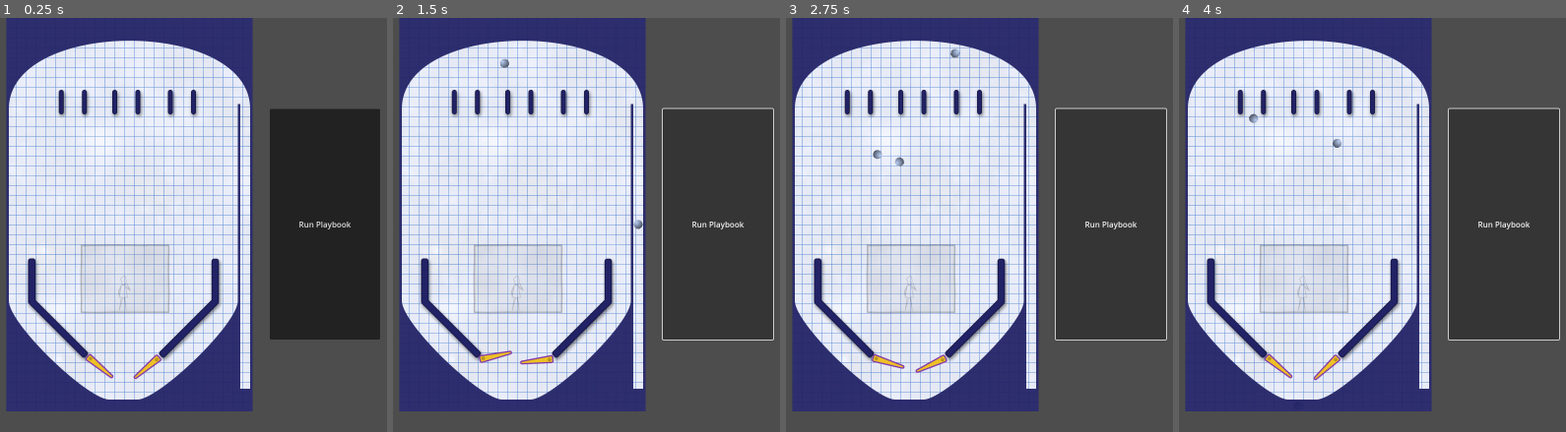
Above: before the commit, frames 1-4 (left to right).
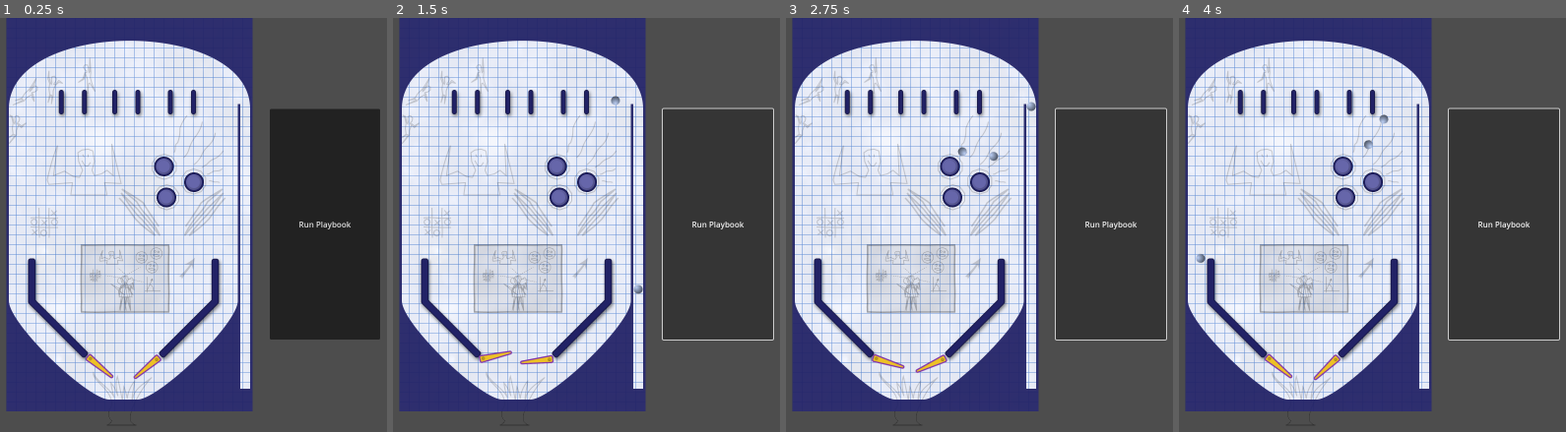
Above: after the commit, the same moments.

Repository: pincrediball/prototype-007
Game: Godot game, scene res://tutorial_machine.tscn
The game is run twice, just before and just after one commit, with the same random seed, the same clock (stepped at 60 frames per second) and the same inputs.
Inputs:
- Up to frame 1 (0.25 s): no input
- Up to frame 2 (1.5 s): click "Run Playbook" at 0.5 s; click "Run Playbook" at 1.25 s
- Up to frame 3 (2.75 s): click "Run Playbook" at 2 s
- Up to frame 4 (4 s): no input

The runs differ from the first frame. In frame 1, 2.5% of the frame differs, in the area x 2-59%, y 9-99%; in frame 2, 2.6%; in frame 3, 2.7%, in the area x 2-65%, y 7-99%; in frame 4, 2.7%.

Commit message:
Add circular bumpers

Diff:
--- /dev/null
+++ b/src/Ball.gd
@@ -0,0 +1,5 @@
+extends RigidBody2D
+
+func _on_body_exited(body):
+	if body.has_method(&"on_ball_exit"):
+		body.on_ball_exit(self)
--- a/src/Ball.tscn
+++ b/src/Ball.tscn
@@ -1,5 +1,6 @@
-[gd_scene load_steps=4 format=3 uid="uid://dubwxn8j3r2e5"]
+[gd_scene load_steps=5 format=3 uid="uid://dubwxn8j3r2e5"]
 
+[ext_resource type="Script" path="res://Ball.gd" id="1_8832k"]
 [ext_resource type="Texture2D" uid="uid://cnplw5vmbr6hg" path="res://resources/ball.png" id="1_o5sn6"]
 
 [sub_resource type="PhysicsMaterial" id="PhysicsMaterial_sun1x"]
@@ -8,14 +9,18 @@
 [sub_resource type="CircleShape2D" id="CircleShape2D_6wb2y"]
 radius = 9.0
 
-[node name="Body" type="RigidBody2D"]
+[node name="Body" type="RigidBody2D" groups=["isBall"]]
+z_index = 50
 physics_material_override = SubResource("PhysicsMaterial_sun1x")
 continuous_cd = 1
 max_contacts_reported = 100
 contact_monitor = true
+script = ExtResource("1_8832k")
 
 [node name="Sprite" type="Sprite2D" parent="."]
 texture = ExtResource("1_o5sn6")
 
 [node name="CollisionShape2D" type="CollisionShape2D" parent="."]
 shape = SubResource("CircleShape2D_6wb2y")
+
+[connection signal="body_exited" from="." to="." method="_on_body_exited"]
--- /dev/null
+++ b/src/BumperCircular.gd
@@ -0,0 +1,6 @@
+extends StaticBody2D
+
+func on_ball_exit(ball: RigidBody2D):
+	var direction = (ball.position - self.position).normalized()
+	var impulse = direction * 1000
+	ball.apply_impulse(impulse)
--- /dev/null
+++ b/src/BumperCircular.tscn
@@ -0,0 +1,22 @@
+[gd_scene load_steps=5 format=3 uid="uid://cgke5qt1db315"]
+
+[ext_resource type="Texture2D" uid="uid://c5u28dsjj2xv4" path="res://resources/BumperCircular.png" id="1_40k1g"]
+[ext_resource type="Script" path="res://BumperCircular.gd" id="1_f7f6p"]
+
+[sub_resource type="PhysicsMaterial" id="PhysicsMaterial_2538a"]
+bounce = 1.0
+
+[sub_resource type="CircleShape2D" id="CircleShape2D_2j0kx"]
+radius = 18.0
+
+[node name="BumperCircular" type="StaticBody2D" groups=["isBumperCircular"]]
+physics_material_override = SubResource("PhysicsMaterial_2538a")
+script = ExtResource("1_f7f6p")
+
+[node name="Sprite2D" type="Sprite2D" parent="."]
+texture = ExtResource("1_40k1g")
+
+[node name="CollisionShape2D" type="CollisionShape2D" parent="."]
+shape = SubResource("CircleShape2D_2j0kx")
+
+[node name="Area2D" type="Area2D" parent="CollisionShape2D"]
--- a/src/tutorial_machine.gd
+++ b/src/tutorial_machine.gd
@@ -1,7 +1,6 @@
 extends Node2D
 
 var ballScene = preload("res://Ball.tscn")
-var ball: Node
 
 const ballStartX = 1022
 const ballStartY = 735
@@ -11,8 +10,8 @@
 	get_tree().create_timer(0.35).timeout.connect(startFlipperRight)
 	var ball: RigidBody2D = ballScene.instantiate()
 	ball.position = Vector2(ballStartX, ballStartY)
-	ball.linear_velocity = Vector2(0, -2000)
-	$BallsGroup.add_child(ball)
+	ball.linear_velocity = Vector2(0, -1200)
+	add_child(ball)
 
 func startFlipperLeft():
 	$FlipperLeft.isRunning = true
@@ -21,8 +20,6 @@
 	$FlipperRight.isRunning = true
 
 func _on_drainage_body_entered(body):
-	if body == ball:
-		pass
-		# Cannot move a RigidBody2D like this, needs some more work
-	#	ball.position = Vector2(ballStartX, ballStartY)
-	#	ball.linear_velocity = Vector2.ZERO
+	if body.is_in_group("isBall"):
+		var ball = body as RigidBody2D
+		ball.queue_free()
--- a/src/tutorial_machine.tscn
+++ b/src/tutorial_machine.tscn
@@ -1,23 +1,34 @@
-[gd_scene load_steps=11 format=3 uid="uid://gnmm4d1otu1w"]
+[gd_scene load_steps=12 format=3 uid="uid://gnmm4d1otu1w"]
 
 [ext_resource type="Script" path="res://tutorial_machine.gd" id="1_dfw1k"]
 [ext_resource type="Texture2D" uid="uid://cpmih3n7px6yf" path="res://resources/bg-template.png" id="1_j4x0o"]
 [ext_resource type="Texture2D" uid="uid://dd2k4pqg7xf4m" path="res://resources/blue-clouds.png" id="2_wu422"]
 [ext_resource type="Texture2D" uid="uid://6oy776i4w327" path="res://resources/tutorial-basic-box.png" id="3_odv6v"]
-[ext_resource type="Texture2D" uid="uid://cfqqsu5j2fr6j" path="res://resources/hero-art.png" id="4_o0c3w"]
+[ext_resource type="Texture2D" uid="uid://cqa2o4njjmrcf" path="res://resources/Art.png" id="4_fq8qd"]
 [ext_resource type="Texture2D" uid="uid://dgynfem57lmja" path="res://resources/gate-mini.png" id="5_am1hb"]
 [ext_resource type="Texture2D" uid="uid://dfashe5beym08" path="res://resources/flipper-guides.png" id="5_imbg8"]
 [ext_resource type="PackedScene" uid="uid://cjt65ebgf8vxg" path="res://flipper.tscn" id="8_718cf"]
+[ext_resource type="PackedScene" uid="uid://cgke5qt1db315" path="res://BumperCircular.tscn" id="9_kd80a"]
 
 [sub_resource type="CapsuleShape2D" id="CapsuleShape2D_b6hqb"]
 radius = 5.0
 height = 50.0
 
 [sub_resource type="RectangleShape2D" id="RectangleShape2D_14pf7"]
-size = Vector2(106, 10.5)
+size = Vector2(106, 7)
 
 [node name="TutorialMachine" type="Node2D"]
 script = ExtResource("1_dfw1k")
+
+[node name="PanelContainer" type="PanelContainer" parent="."]
+offset_left = 1072.0
+offset_top = 185.0
+offset_right = 1296.0
+offset_bottom = 654.0
+
+[node name="RunPlaybookButton" type="Button" parent="PanelContainer"]
+layout_mode = 2
+text = "Run Playbook"
 
 [node name="BackgroundGroup" type="CanvasGroup" parent="."]
 position = Vector2(537, 0)
@@ -44,11 +55,20 @@
 
 [node name="Hero-art" type="Sprite2D" parent="BackgroundGroup"]
 position = Vector2(251, 429)
-texture = ExtResource("4_o0c3w")
-
-[node name="BallsGroup" type="CanvasGroup" parent="."]
+texture = ExtResource("4_fq8qd")
 
 [node name="Components" type="StaticBody2D" parent="."]
+
+[node name="Bumpers" type="CanvasGroup" parent="Components"]
+
+[node name="BumperCircular1" parent="Components/Bumpers" instance=ExtResource("9_kd80a")]
+position = Vector2(857, 302)
+
+[node name="BumperCircular2" parent="Components/Bumpers" instance=ExtResource("9_kd80a")]
+position = Vector2(918, 334)
+
+[node name="BumperCircular3" parent="Components/Bumpers" instance=ExtResource("9_kd80a")]
+position = Vector2(862, 365)
 
 [node name="Sprite2D" type="Sprite2D" parent="Components"]
 position = Vector2(674, 175)
@@ -87,6 +107,7 @@
 shape = SubResource("CapsuleShape2D_b6hqb")
 
 [node name="Bounds" type="StaticBody2D" parent="."]
+z_index = 100
 position = Vector2(537, 0)
 
 [node name="Tutorial-basic-box" type="Sprite2D" parent="Bounds"]
@@ -116,16 +137,6 @@
 position = Vector2(-0.700012, -3.70001)
 polygon = PackedVector2Array(848, 683, 847, 688, 854, 694, 859, 694, 969, 583, 968, 497, 965, 494, 957, 494, 954, 497, 954, 578)
 
-[node name="PanelContainer" type="PanelContainer" parent="."]
-offset_left = 1072.0
-offset_top = 185.0
-offset_right = 1296.0
-offset_bottom = 654.0
-
-[node name="RunPlaybookButton" type="Button" parent="PanelContainer"]
-layout_mode = 2
-text = "Run Playbook"
-
 [node name="FlipperLeft" parent="." instance=ExtResource("8_718cf")]
 position = Vector2(707, 693)
 rotation = 0.698132
@@ -139,7 +150,7 @@
 [node name="Drainage" type="Area2D" parent="."]
 
 [node name="DrainageCollisionBox" type="CollisionShape2D" parent="Drainage"]
-position = Vector2(776, 797.25)
+position = Vector2(773, 799.5)
 shape = SubResource("RectangleShape2D_14pf7")
 
 [connection signal="button_up" from="PanelContainer/RunPlaybookButton" to="." method="_on_run_playbook_button_button_up"]
Binary file added: src/resources/Art.png
Not shown, changed: src/resources/Art.png.import
Binary file added: src/resources/BumperCircular.png
Not shown, added: src/resources/BumperCircular.png.import
Binary file removed: src/resources/hero-art.png
